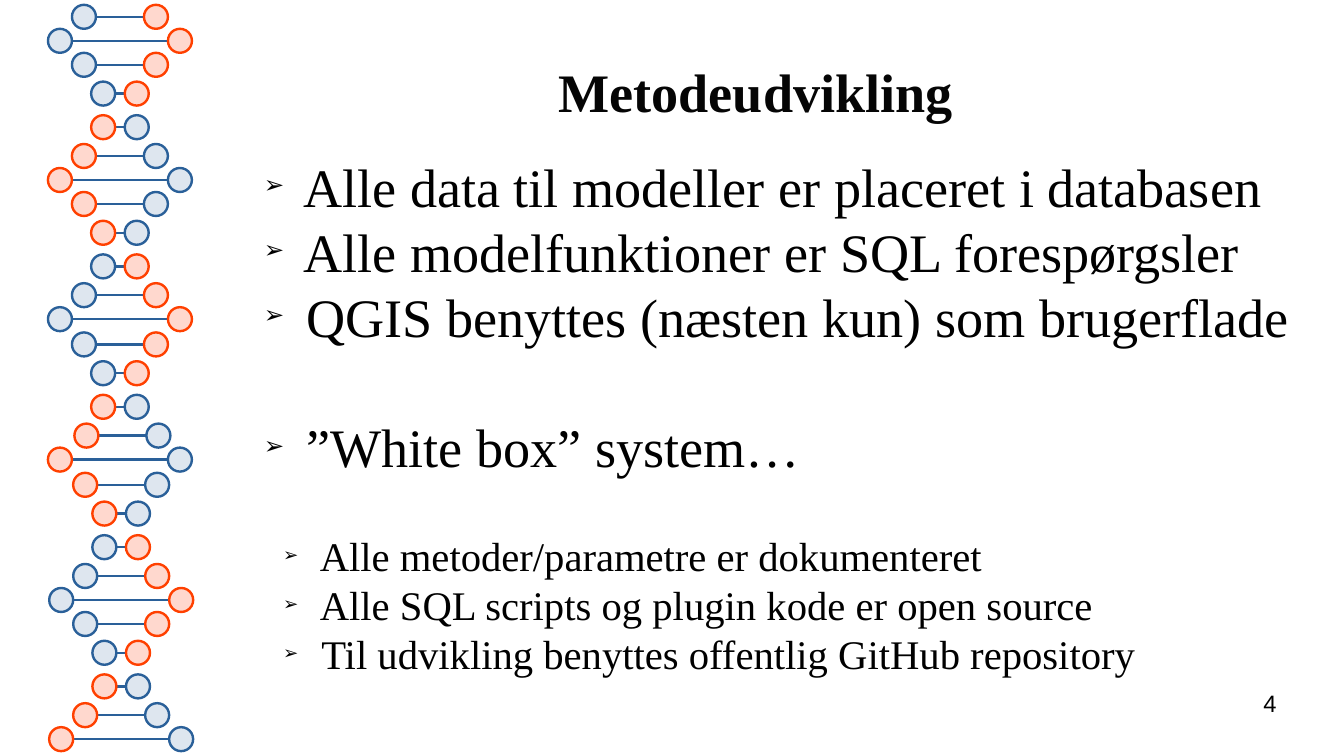
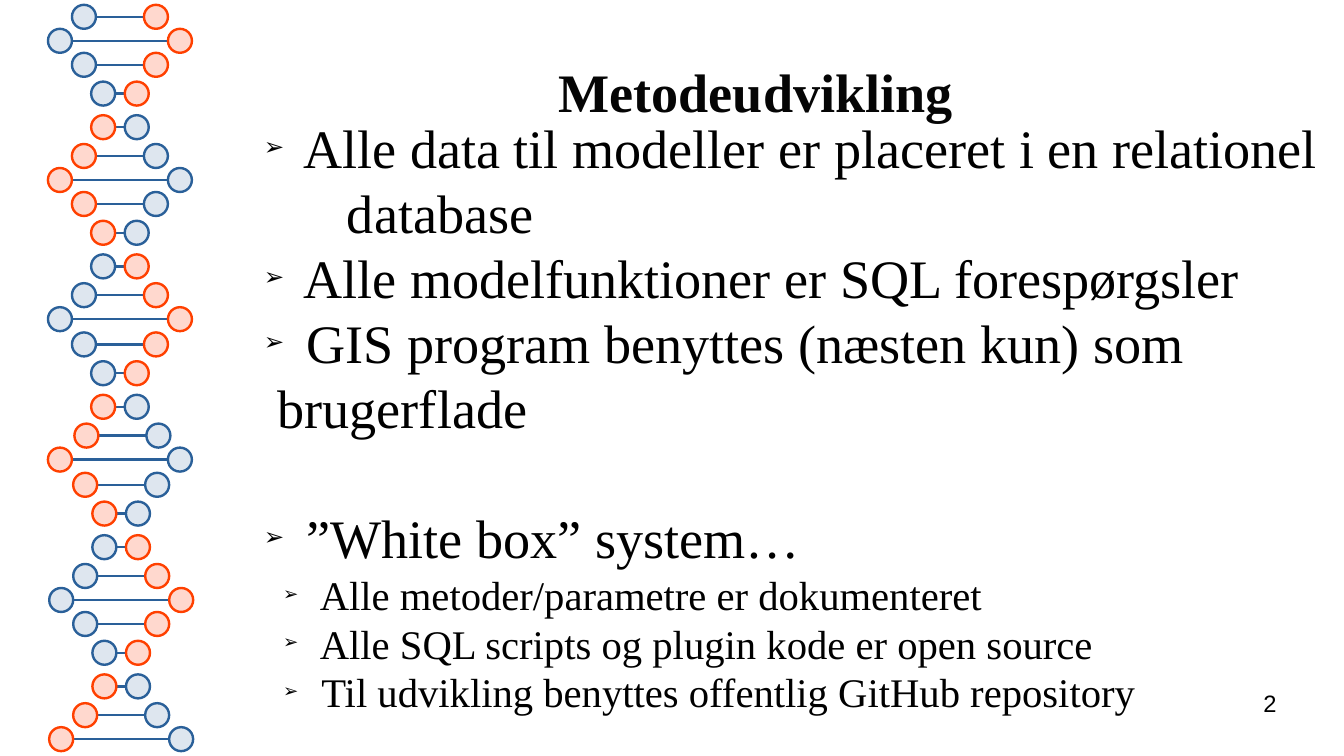
Before and after one commit to Skadesokonomi/Dokumentation-og-vejledninger, a slide deck: slide 2 of Skadesøkonomi Seminar feb 2022.odp (slide 4 before the commit). Drawn at 1344x756 pixels with LibreOffice and Linux fonts; fonts in the diff are those of the drawing. Boxes give left, top, right and bottom in pixels: in the first picture for what was removed or moved away, otherwise in the second. Text is boxed around its words. In the diff, an @@ line names an element or a change of style, - is before the commit and + after.

```diff
--- a/Skadesøkonomi Seminar feb 2022.odp
+++ b/Skadesøkonomi Seminar feb 2022.odp
@@ subtitle at box(303, 130, 1316, 234): text changed @@
-➢ Alle data til modeller er placeret i databasen
+➢ Alle data til modeller er placeret i en relationel database
@@ subtitle at box(278, 325, 1183, 438): text changed @@
-➢ QGIS benyttes (næsten kun) som brugerflade
+➢ GIS program benyttes (næsten kun) som
+brugerflade
@@ page number at box(1263, 695, 1276, 712): text changed @@
-4
+2
```
Also in this commit, not shown: 2 other slides changed, 1 other file.
